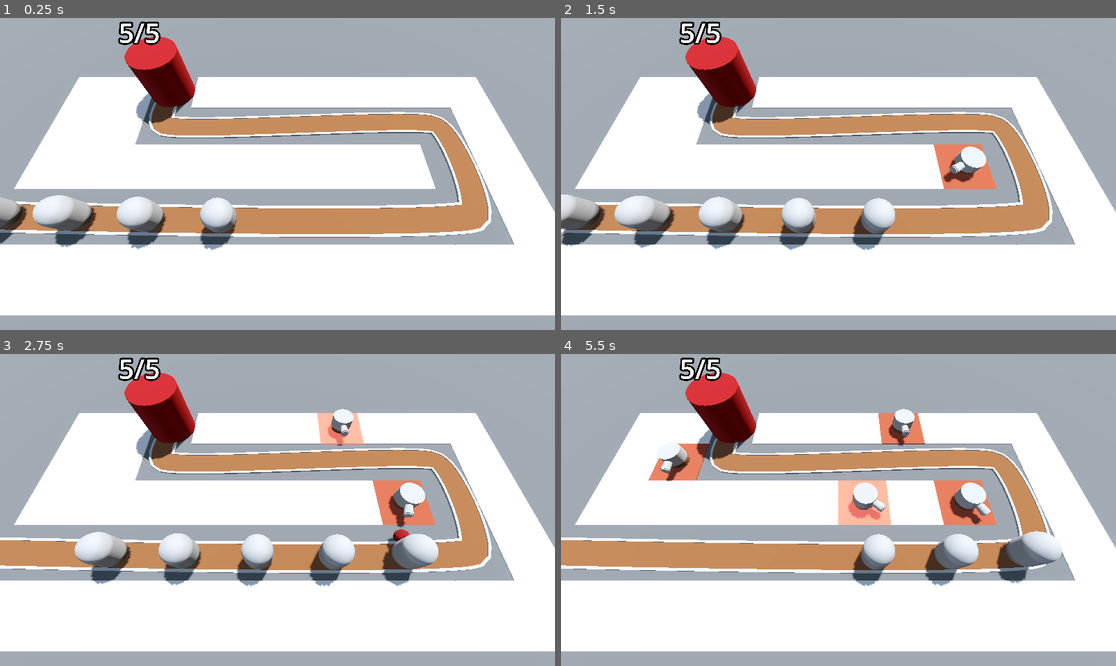
Above: before the commit, frames 1-4 (two rows, left to right).
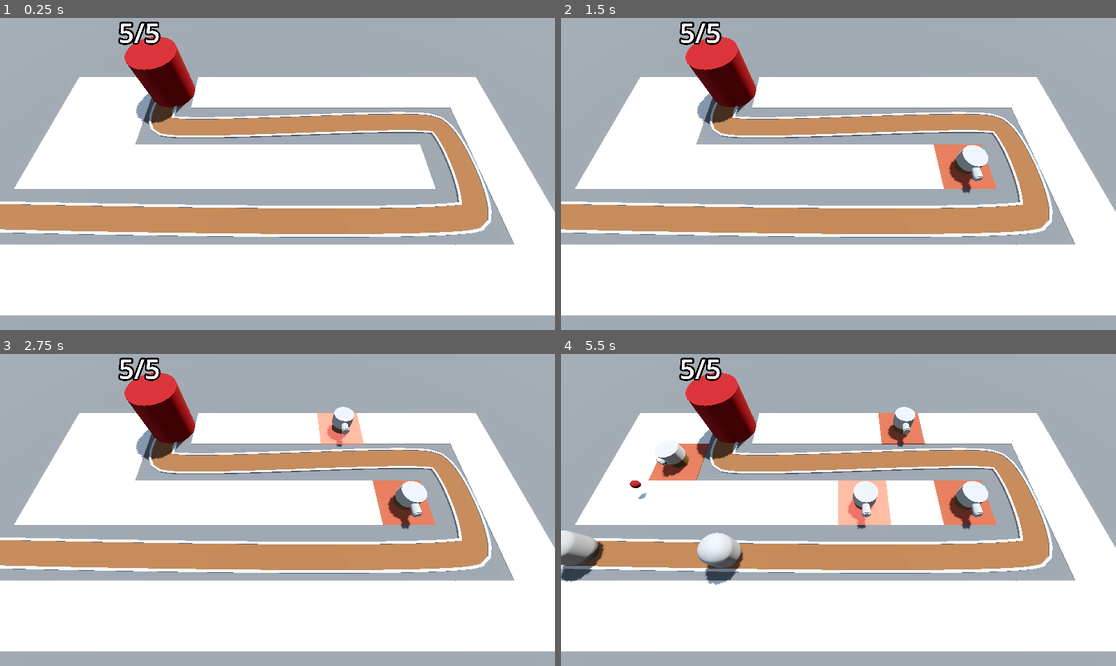
Above: after the commit, the same moments.

Repository: ellebell43/barbarian-blaster
Game: Godot game, scene res://scenes/base-level.tscn
Same seed, same stepped clock (60 frames per second), same inputs: the game is played once before the commit and once after it.
Inputs (mouse positions are in pixels of both pictures, inside the frame that each line leads up to):
- Up to frame 1 (0.25 s): no input
- Up to frame 2 (1.5 s): move the mouse to (960, 158) at 0.52 s; click (960, 158) at 0.6 s; move the mouse to (727, 189) at 1.27 s; click (727, 189) at 1.35 s
- Up to frame 3 (2.75 s): move the mouse to (333, 441) at 2.02 s; click (333, 441) at 2.1 s
- Up to frame 4 (5.5 s): move the mouse to (810, 572) at 2.77 s; click (810, 572) at 2.85 s; move the mouse to (1005, 556) at 3.52 s; click (1005, 556) at 3.6 s; move the mouse to (672, 463) at 4.27 s; click (672, 463) at 4.35 s; move the mouse to (866, 510) at 5.02 s; click (866, 510) at 5.1 s

The runs differ from the first frame. In frame 1, 3.5% of the frame differs, in the area x 0-43%, y 56-75%; in frame 2, 4.9%; in frame 3, 5.2%; in frame 4, 5.9%, in the area x 0-91%, y 16-75%.

Commit message:
animation and programatic spawingin
- enemies spawn programmatically based on a timer
- turrets have a simple shoot animation
- projectiles are smaller to fix mesh clipping when they spawn
- Enemies flash red when hit.

Diff:
--- a/scenes/base-level.tscn
+++ b/scenes/base-level.tscn
@@ -1,8 +1,9 @@
-[gd_scene load_steps=15 format=3 uid="uid://b3ubn7cgwsnof"]
+[gd_scene load_steps=16 format=3 uid="uid://b3ubn7cgwsnof"]
 
 [ext_resource type="MeshLibrary" uid="uid://d0hlcrofc28g0" path="res://mesh-libraries/space-library.tres" id="1_0oc5h"]
 [ext_resource type="PackedScene" uid="uid://de0et4xkjhia7" path="res://scenes/primary-camera/primary-camera.tscn" id="1_gwe6x"]
 [ext_resource type="PackedScene" uid="uid://u3qbr2m3i14a" path="res://scenes/enemy/enemy.tscn" id="2_3tsvm"]
+[ext_resource type="Script" uid="uid://cen41f7bnflah" path="res://scenes/enemy_path.gd" id="3_gn7e1"]
 [ext_resource type="PackedScene" uid="uid://dccf4dj1wd02" path="res://scenes/base/base.tscn" id="3_l6ph3"]
 [ext_resource type="Script" uid="uid://c3h5krevxlapi" path="res://scenes/turret-manager.gd" id="5_cxbiy"]
 [ext_resource type="PackedScene" uid="uid://c0g0kpx1wemmw" path="res://scenes/turret/turret.tscn" id="6_gn7e1"]
@@ -66,10 +67,12 @@
 "cells": PackedInt32Array(65535, 2, 0, 2, 2, 0, 3, 2, 0, 65532, 2, 0, 0, 2, 0, 1, 2, 0, 65533, 2, 0, 65534, 2, 0, 4, 2, …(326 unchanged characters)…
 }
 
-[node name="Path3D" type="Path3D" parent="."]
+[node name="EnemyPath" type="Path3D" parent="."]
 curve = SubResource("Curve3D_3tsvm")
+script = ExtResource("3_gn7e1")
+enemy_scene = ExtResource("2_3tsvm")
 
-[node name="Road" type="CSGPolygon3D" parent="Path3D"]
+[node name="Road" type="CSGPolygon3D" parent="EnemyPath"]
 material_override = SubResource("StandardMaterial3D_3tsvm")
 polygon = PackedVector2Array(-1, 0, -1, 0.1, 1, 0.1, 1, 0)
 mode = 2
@@ -84,7 +87,7 @@
 path_u_distance = 1.0
 path_joined = false
 
-[node name="LeftEdge" type="CSGPolygon3D" parent="Path3D"]
+[node name="LeftEdge" type="CSGPolygon3D" parent="EnemyPath"]
 polygon = PackedVector2Array(-1.1, 0, -1.1, 0.15, -0.9, 0.15, -0.9, 0)
 mode = 2
 path_node = NodePath("..")
@@ -99,7 +102,7 @@
 path_joined = false
 material = SubResource("StandardMaterial3D_l6ph3")
 
-[node name="RightEdge" type="CSGPolygon3D" parent="Path3D"]
+[node name="RightEdge" type="CSGPolygon3D" parent="EnemyPath"]
 polygon = PackedVector2Array(1.1, 0, 1.1, 0.15, 0.9, 0.15, 0.9, 0)
 mode = 2
 path_node = NodePath("..")
@@ -114,24 +117,9 @@
 path_joined = false
 material = SubResource("StandardMaterial3D_gwe6x")
 
-[node name="Enemy" parent="Path3D" instance=ExtResource("2_3tsvm")]
-transform = Transform3D(-0.026306586, 0, -0.9996482, 0, 1, 0, 0.9996482, 0, -0.026306586, -25, 0, 6)
-
-[node name="Enemy2" parent="Path3D" instance=ExtResource("2_3tsvm")]
-transform = Transform3D(-0.022358853, 0, -0.9997443, 0, 1, 0, 0.9997443, 0, -0.022358853, -20.001534, 0, 6.119528)
-progress = 5.0
-
-[node name="Enemy3" parent="Path3D" instance=ExtResource("2_3tsvm")]
-transform = Transform3D(-0.019539952, 0, -0.99980336, 0, 1, 0, 0.99980336, 0, -0.019539952, -14.9978485, 0, 6.224438)
-progress = 10.0
-
-[node name="Enemy4" parent="Path3D" instance=ExtResource("2_3tsvm")]
-transform = Transform3D(-0.016311826, 0, -0.99986124, 0, 1, 0, 0.99986124, 0, -0.016311826, -10.003347, 0, 6.314244)
-progress = 15.0
-
-[node name="Enemy5" parent="Path3D" instance=ExtResource("2_3tsvm")]
-transform = Transform3D(-0.0121682, 0, -0.99992025, 0, 1, 0, 0.99992025, 0, -0.0121682, -5.003858, 0, 6.3859606)
-progress = 20.0
+[node name="SpawnTimer" type="Timer" parent="EnemyPath"]
+wait_time = 2.0
+autostart = true
 
 [node name="Base" parent="." instance=ExtResource("3_l6ph3")]
 transform = Transform3D(1, 0, 0, 0, 1, 0, 0, 0, 1, -10, 0, -6)
@@ -139,4 +127,6 @@
 [node name="TurretManager" type="Node3D" parent="." node_paths=PackedStringArray("enemy_path")]
 script = ExtResource("5_cxbiy")
 turret_scene = ExtResource("6_gn7e1")
-enemy_path = NodePath("../Path3D")
+enemy_path = NodePath("../EnemyPath")
+
+[connection signal="timeout" from="EnemyPath/SpawnTimer" to="EnemyPath" method="spawn_enemy"]
--- a/scenes/enemy/enemy.gd
+++ b/scenes/enemy/enemy.gd
@@ -7,9 +7,12 @@
 @export var max_health = 50
 
 @onready var base: PlayerBase = get_tree().get_first_node_in_group("base")
+@onready var animation_player = $AnimationPlayer
 
 var current_health: int:
 	set(new_health):
+		if new_health < current_health:
+			animation_player.play("take_damage")
 		current_health = new_health
 		if current_health < 1:
 			queue_free()
--- a/scenes/enemy/enemy.tscn
+++ b/scenes/enemy/enemy.tscn
@@ -1,14 +1,61 @@
-[gd_scene load_steps=4 format=3 uid="uid://u3qbr2m3i14a"]
+[gd_scene load_steps=9 format=3 uid="uid://u3qbr2m3i14a"]
 
 [ext_resource type="Script" uid="uid://bty08iyb365m3" path="res://scenes/enemy/enemy.gd" id="1_4a83h"]
 
+[sub_resource type="CapsuleMesh" id="CapsuleMesh_4a83h"]
+radius = 1.0
+height = 3.0
+
+[sub_resource type="StandardMaterial3D" id="StandardMaterial3D_a3pup"]
+no_depth_test = true
+shading_mode = 0
+albedo_color = Color(0.67, 0.26799998, 0.26799998, 1)
+
 [sub_resource type="CapsuleMesh" id="CapsuleMesh_f882f"]
+material = SubResource("StandardMaterial3D_a3pup")
 radius = 1.0
 height = 3.0
 
 [sub_resource type="CapsuleShape3D" id="CapsuleShape3D_4a83h"]
 radius = 1.0
 height = 3.0
+
+[sub_resource type="Animation" id="Animation_40wdo"]
+resource_name = "take_damage"
+length = 0.1
+tracks/0/type = "value"
+tracks/0/imported = false
+tracks/0/enabled = true
+tracks/0/path = NodePath("DamageHighlight:visible")
+tracks/0/interp = 1
+tracks/0/loop_wrap = true
+tracks/0/keys = {
+"times": PackedFloat32Array(0, 0.099999994),
+"transitions": PackedFloat32Array(1, 1),
+"update": 1,
+"values": [true, false]
+}
+
+[sub_resource type="Animation" id="Animation_tjssy"]
+length = 0.001
+tracks/0/type = "value"
+tracks/0/imported = false
+tracks/0/enabled = true
+tracks/0/path = NodePath("DamageHighlight:visible")
+tracks/0/interp = 1
+tracks/0/loop_wrap = true
+tracks/0/keys = {
+"times": PackedFloat32Array(0),
+"transitions": PackedFloat32Array(1),
+"update": 1,
+"values": [false]
+}
+
+[sub_resource type="AnimationLibrary" id="AnimationLibrary_gl05p"]
+_data = {
+&"RESET": SubResource("Animation_tjssy"),
+&"take_damage": SubResource("Animation_40wdo")
+}
 
 [node name="Enemy" type="PathFollow3D" groups=["enemy"]]
 transform = Transform3D(-0.026306586, 0, -0.9996482, 0, 1, 0, 0.9996482, 0, -0.026306586, 0, 0, 0)
@@ -17,6 +64,11 @@
 
 [node name="MeshInstance3D" type="MeshInstance3D" parent="."]
 transform = Transform3D(1, 0, 0, 0, 1, 0, 0, 0, 1, 0, 1.5, 0)
+mesh = SubResource("CapsuleMesh_4a83h")
+
+[node name="DamageHighlight" type="MeshInstance3D" parent="."]
+transform = Transform3D(1, 0, 0, 0, 1, 0, 0, 0, 1, 0, 1.5, 0)
+visible = false
 mesh = SubResource("CapsuleMesh_f882f")
 
 [node name="Area3D" type="Area3D" parent="." groups=["enemy_area"]]
@@ -24,3 +76,8 @@
 [node name="CollisionShape3D" type="CollisionShape3D" parent="Area3D"]
 transform = Transform3D(1, 0, 1.8626451e-09, 0, 1, 0, -1.8626451e-09, 0, 1, 0, 1.5, 0)
 shape = SubResource("CapsuleShape3D_4a83h")
+
+[node name="AnimationPlayer" type="AnimationPlayer" parent="."]
+libraries = {
+&"": SubResource("AnimationLibrary_gl05p")
+}
--- /dev/null
+++ b/scenes/enemy_path.gd
@@ -0,0 +1,11 @@
+class_name EnamyPath
+
+extends Path3D
+
+@export var enemy_scene: PackedScene
+
+@onready var spawn_timer := $SpawnTimer
+
+func spawn_enemy() -> void:
+	var new_enemy = enemy_scene.instantiate()
+	add_child(new_enemy)
--- a/scenes/turret/projectile.tscn
+++ b/scenes/turret/projectile.tscn
@@ -1,14 +1,17 @@
-[gd_scene load_steps=5 format=3 uid="uid://bboxpaoc16sgh"]
+[gd_scene load_steps=5 format=3 uid="uid://brgwhuxe7l1nj"]
 
-[ext_resource type="Script" uid="uid://tinernmckcfv" path="res://scenes/turret/projectile.gd" id="1_78ogm"]
+[ext_resource type="Script" path="res://scenes/turret/projectile.gd" id="1_78ogm"]
 
 [sub_resource type="StandardMaterial3D" id="StandardMaterial3D_30my0"]
 albedo_color = Color(0.44250143, 9.3854965e-07, 2.1658838e-07, 1)
 
 [sub_resource type="SphereMesh" id="SphereMesh_78ogm"]
 material = SubResource("StandardMaterial3D_30my0")
+radius = 0.3
+height = 0.6
 
 [sub_resource type="SphereShape3D" id="SphereShape3D_fcm3p"]
+radius = 0.3
 
 [node name="Projectile" type="Area3D"]
 top_level = true
--- a/scenes/turret/turret.gd
+++ b/scenes/turret/turret.gd
@@ -9,6 +9,7 @@
 @onready var shot_timer: Timer = $ShotTimer
 @onready var turret_barrel: MeshInstance3D = $TurretBase/TurretTop
 @onready var targeting_ray: RayCast3D = $TargetingRay
+@onready var animation_player := $AnimationPlayer
 
 var shoot := false
 var enemy_path: Path3D
@@ -26,6 +27,7 @@
 
 func _on_shot_timer_timeout() -> void:
 	if shoot:
+		animation_player.play("shoot")
 		var shot = projectile.instantiate()
 		add_child(shot)
 		shot.global_position = turret_barrel.global_position
--- a/scenes/turret/turret.tscn
+++ b/scenes/turret/turret.tscn
@@ -1,14 +1,14 @@
-[gd_scene load_steps=9 format=3 uid="uid://c0g0kpx1wemmw"]
+[gd_scene load_steps=12 format=3 uid="uid://c0g0kpx1wemmw"]
 
 [ext_resource type="Script" uid="uid://bjiqehr883jcp" path="res://scenes/turret/turret.gd" id="1_i6dxt"]
-[ext_resource type="PackedScene" uid="uid://bboxpaoc16sgh" path="res://scenes/turret/projectile.tscn" id="2_rmqmx"]
+[ext_resource type="PackedScene" path="res://scenes/turret/projectile.tscn" id="2_rmqmx"]
 
 [sub_resource type="StandardMaterial3D" id="StandardMaterial3D_f8wgh"]
 albedo_color = Color(0.3853798, 0.2714499, 0.10596328, 1)
 
 [sub_resource type="CylinderMesh" id="CylinderMesh_f8wgh"]
 material = SubResource("StandardMaterial3D_f8wgh")
-height = 1.0
+height = 0.5
 
 [sub_resource type="StandardMaterial3D" id="StandardMaterial3D_i6dxt"]
 albedo_color = Color(0.68, 0.68, 0.68, 1)
@@ -32,31 +32,97 @@
 bottom_radius = 0.18
 height = 0.6
 
+[sub_resource type="Animation" id="Animation_rmqmx"]
+resource_name = "shoot"
+length = 0.6
+tracks/0/type = "value"
+tracks/0/imported = false
+tracks/0/enabled = true
+tracks/0/path = NodePath("TurretBase/TurretTop/TurretBarrel:position")
+tracks/0/interp = 1
+tracks/0/loop_wrap = true
+tracks/0/keys = {
+"times": PackedFloat32Array(0, 0.025, 0.1, 0.6),
+"transitions": PackedFloat32Array(1, 1, 1, 1),
+"update": 0,
+"values": [Vector3(0, 0, 0.78659546), Vector3(0, 0, 0.78659546), Vector3(0, 0, 0.42493653), Vector3(0, 0, 0.787)]
+}
+tracks/1/type = "value"
+tracks/1/imported = false
+tracks/1/enabled = true
+tracks/1/path = NodePath("TurretBase/TurretTop/TurretBarrel:scale")
+tracks/1/interp = 1
+tracks/1/loop_wrap = true
+tracks/1/keys = {
+"times": PackedFloat32Array(0, 0.025, 0.05),
+"transitions": PackedFloat32Array(1, 1, 1),
+"update": 0,
+"values": [Vector3(1, 1, 1), Vector3(1.25, 1, 1.25), Vector3(1, 1, 1)]
+}
+
+[sub_resource type="Animation" id="Animation_xfx51"]
+length = 0.001
+tracks/0/type = "value"
+tracks/0/imported = false
+tracks/0/enabled = true
+tracks/0/path = NodePath("TurretBase/TurretTop/TurretBarrel:position")
+tracks/0/interp = 1
+tracks/0/loop_wrap = true
+tracks/0/keys = {
+"times": PackedFloat32Array(0),
+"transitions": PackedFloat32Array(1),
+"update": 0,
+"values": [Vector3(0, 0, 0.78659546)]
+}
+tracks/1/type = "value"
+tracks/1/imported = false
+tracks/1/enabled = true
+tracks/1/path = NodePath("TurretBase/TurretTop/TurretBarrel:scale")
+tracks/1/interp = 1
+tracks/1/loop_wrap = true
+tracks/1/keys = {
+"times": PackedFloat32Array(0),
+"transitions": PackedFloat32Array(1),
+"update": 0,
+"values": [Vector3(1, 1, 1)]
+}
+
+[sub_resource type="AnimationLibrary" id="AnimationLibrary_m8ak0"]
+_data = {
+&"RESET": SubResource("Animation_xfx51"),
+&"shoot": SubResource("Animation_rmqmx")
+}
+
 [node name="Turret" type="Node3D"]
 script = ExtResource("1_i6dxt")
 projectile = ExtResource("2_rmqmx")
 
 [node name="TurretBase" type="MeshInstance3D" parent="."]
-transform = Transform3D(1.5, 0, 0, 0, 1.5, 0, 0, 0, 1.5, 0, 0.5, 0)
+transform = Transform3D(1.5, 0, 0, 0, 1.5, 0, 0, 0, 1.5, 0, 0.35, 0)
 mesh = SubResource("CylinderMesh_f8wgh")
 
 [node name="TurretTop" type="MeshInstance3D" parent="TurretBase"]
-transform = Transform3D(1, 0, 0, 0, 1, 0, 0, 0, 1, 0, 0.3, 0)
+transform = Transform3D(1, 0, 0, 0, 1, 0, 0, 0, 1, 0, 0.55, 0)
 mesh = SubResource("CylinderMesh_i6dxt")
 
 [node name="TurretBarrel" type="MeshInstance3D" parent="TurretBase/TurretTop"]
-transform = Transform3D(1, 1.7484555e-07, 0, 7.642742e-15, -4.371139e-08, 1, 1.7484555e-07, -1, -4.371139e-08, 0, 0, 0.78659546)
+transform = Transform3D(1, 1.7484555e-07, 7.642742e-15, 0, -4.371139e-08, 1, 1.7484555e-07, -1, -4.371139e-08, 0, 0, 0.78659546)
 mesh = SubResource("CylinderMesh_rmqmx")
 skeleton = NodePath("../..")
 
-[node name="TurretBarrel2" type="MeshInstance3D" parent="TurretBase/TurretTop"]
-transform = Transform3D(1, 1.7484555e-07, 0, 7.642742e-15, -4.371139e-08, 1, 1.7484555e-07, -1, -4.371139e-08, 0, 0, 0.8484384)
+[node name="TurretBarrel2" type="MeshInstance3D" parent="TurretBase/TurretTop/TurretBarrel"]
+transform = Transform3D(1, 0, 8.4703295e-22, 0, 1, 0, 8.4703295e-22, 0, 1, 1.0812954e-08, -0.06184292, 0)
 mesh = SubResource("CylinderMesh_xfx51")
-skeleton = NodePath("../..")
+skeleton = NodePath("../../..")
 
 [node name="ShotTimer" type="Timer" parent="."]
 autostart = true
 
 [node name="TargetingRay" type="RayCast3D" parent="."]
 
+[node name="AnimationPlayer" type="AnimationPlayer" parent="."]
+libraries = {
+&"": SubResource("AnimationLibrary_m8ak0")
+}
+
 [connection signal="timeout" from="ShotTimer" to="." method="_on_shot_timer_timeout"]
Not shown, added: scenes/enemy_path.gd.uid
